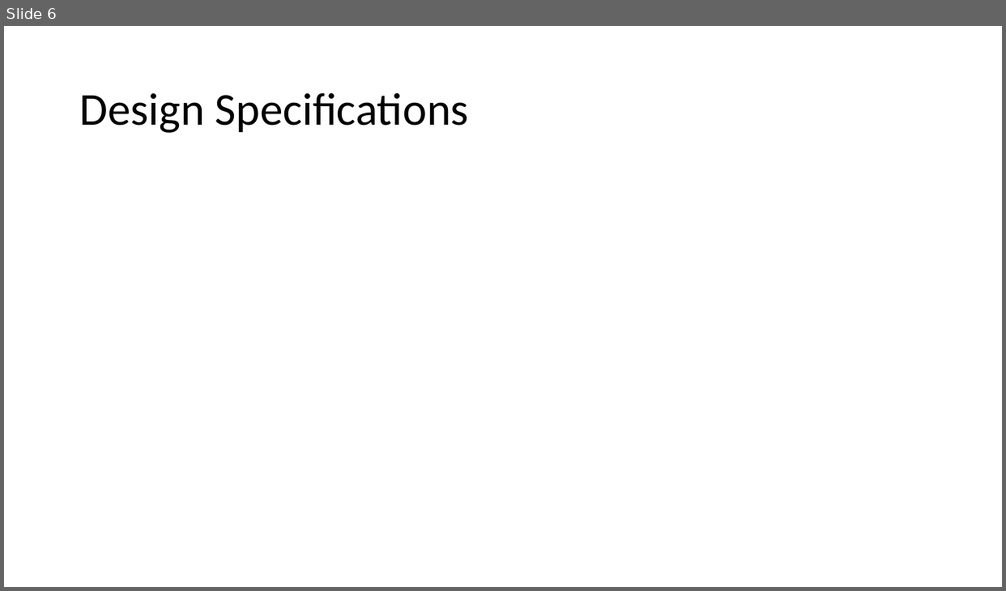
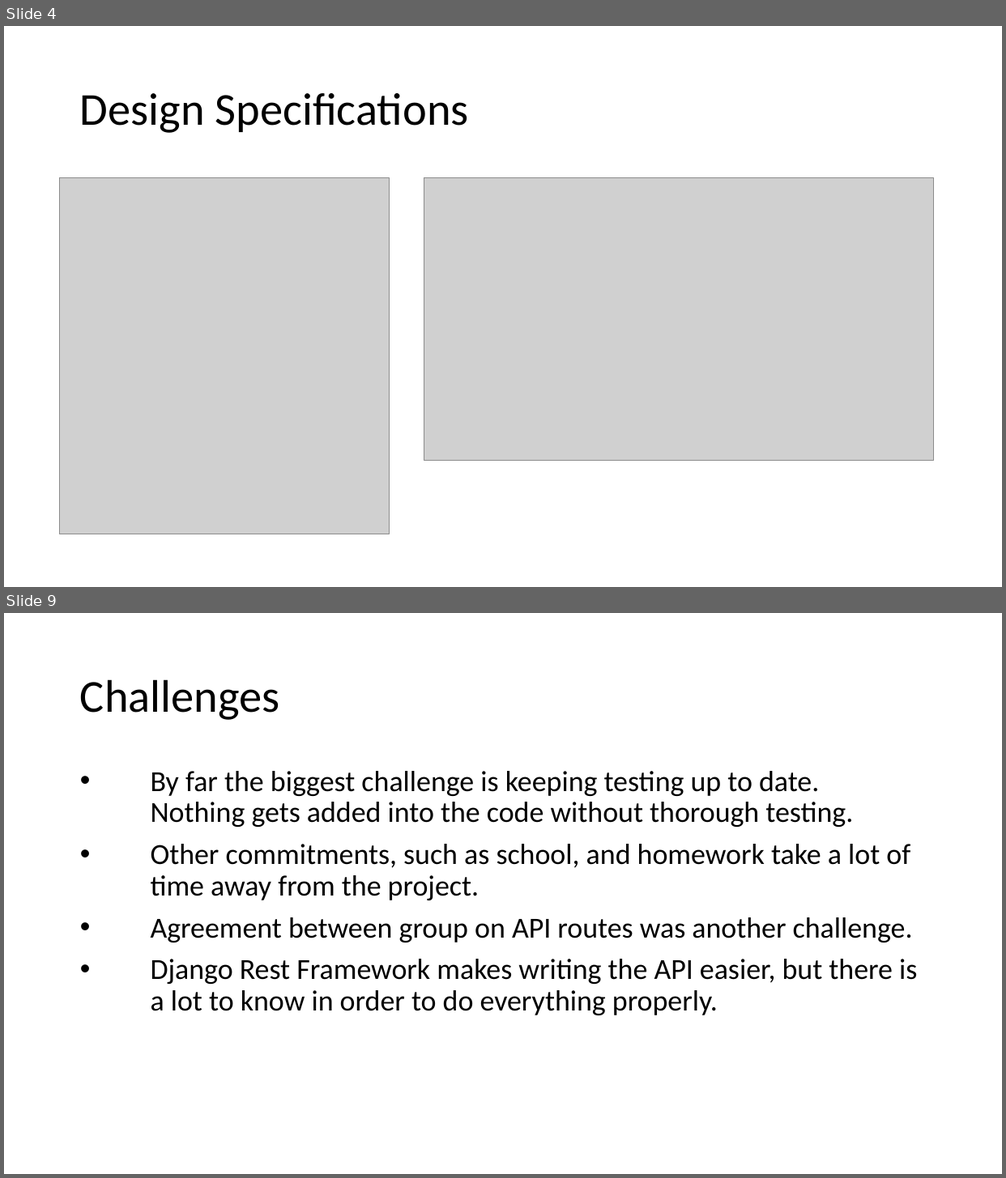
Before and after one commit to nicyapi/senior-design-projekt-master, a slide deck: ASSN_3.pptx. Shown one above the other, each under a label of ours: slide 6 before the commit, slides 4 and 9 after it; the slides between them are not shown. The pictures are 1006x591 and 1006x1178 pixels, drawn with LibreOffice and Linux fonts; fonts in the diff are those of the drawing; grey boxes stand for pictures. Boxes give left, top, right and bottom in pixels: in the first picture for what was removed or moved away, otherwise in the second. Text is boxed around its words. In the diff, an @@ line names an element or a change of style, - is before the commit and + after.

```diff
--- a/ASSN_3.pptx
+++ b/ASSN_3.pptx
@@ slide 9 added at (4,613,1002,1174), background #FFFFFF @@
@@ title added at (80,679,280,720), 44 pt, text #000000 @@
+Challenges
@@ text added at (151,771,917,1016), 28 pt, text #000000 @@
+• By far the biggest challenge is keeping testing up to date. Nothing gets added into the code without thorough testing.
+• Other commitments, such as school, and homework take a lot of time away from the project.
+• Agreement between group on API routes was another challenge.
+• Django Rest Framework makes writing the API easier, but there is a lot to know in order to do everything properly.
@@ what was slide 6 is now slide 4 @@
@@ slide 4 changed as well @@
@@ picture added at (60,178,390,535) @@
@@ picture added at (424,178,933,461) @@
```
Also in this commit, not shown: 3 other slides changed, 4 other slides added, 6 slides removed.
